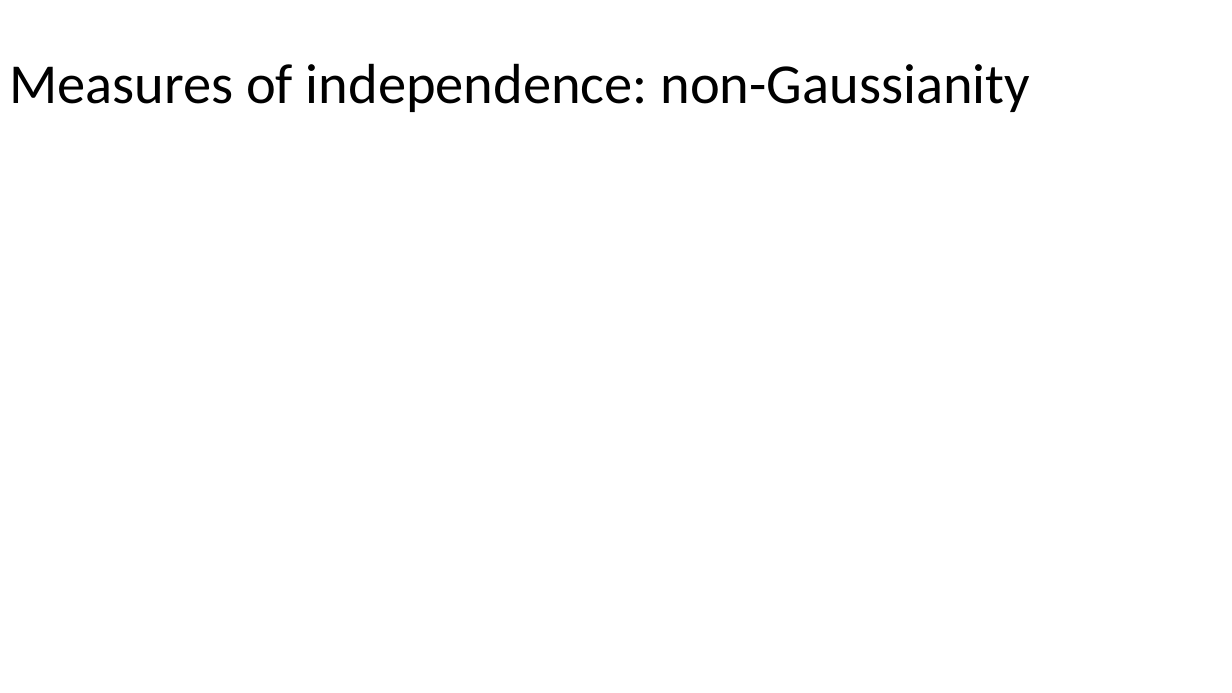
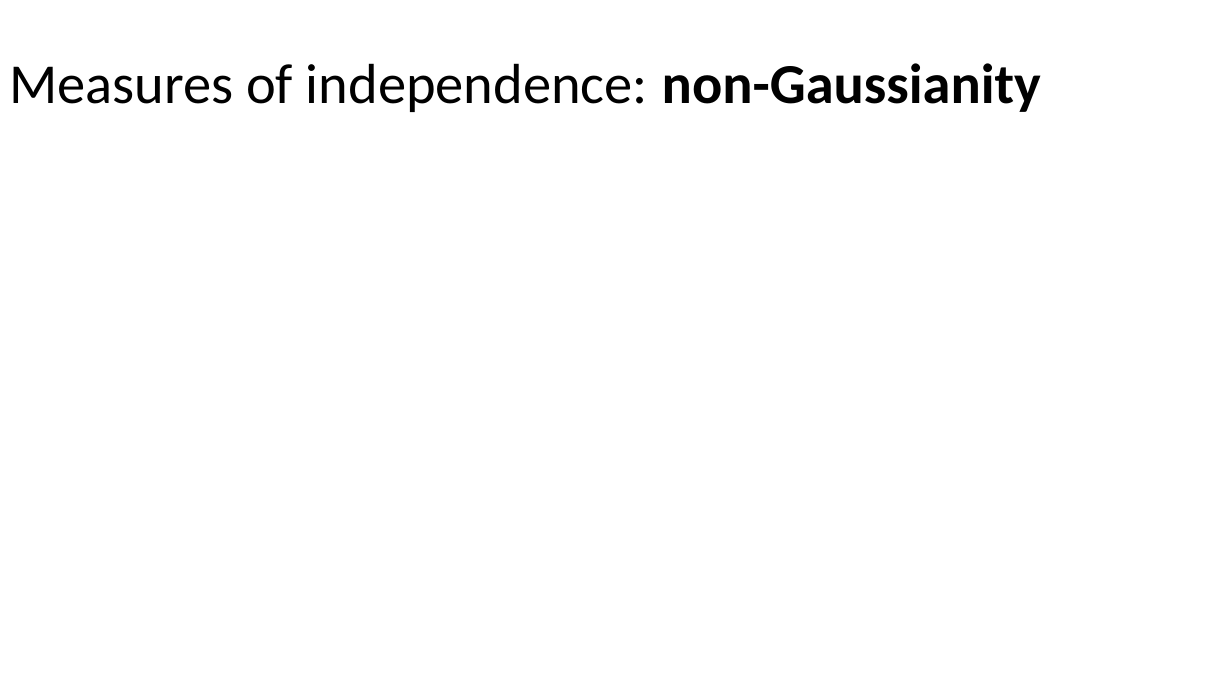
Before and after one commit to russellu/cs405, a slide deck: slide 6 of Lecture_16.pptx. Drawn at 1232x693 pixels with LibreOffice and Linux fonts; fonts in the diff are those of the drawing; grey boxes stand for pictures. Boxes give left, top, right and bottom in pixels: in the first picture for what was removed or moved away, otherwise in the second. Text is boxed around its words. In the diff, an @@ line names an element or a change of style, - is before the commit and + after.

```diff
--- a/Lecture_16.pptx
+++ b/Lecture_16.pptx
@@ title "Measures of independence: non-Gaussianity" at (9,63,1041,112): bold on in "non-Gaussianity" @@
```
Also in this commit, not shown: 4 other slides changed, 4 slides added.
